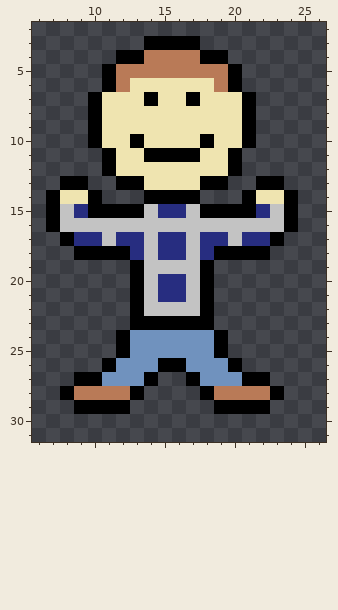
Pixel-art sprite -- src/graphics/player_thu.png. That is the earlier state.
The file is 32x32 pixels. Shown: x 6..26, y 2..31.
Once edited:
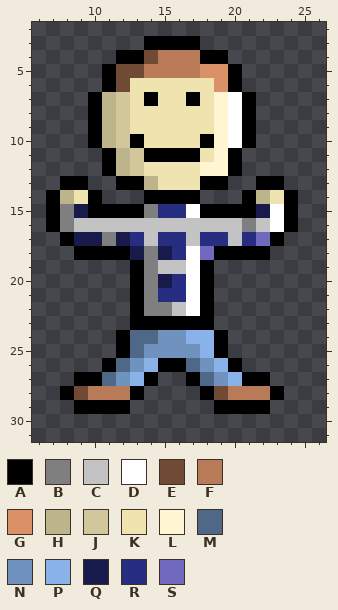
Palette (. is transparent): A #000000  B #7f7f7f  C #c3c3c3  D #ffffff  E #704a35  F #b97a57  G #db9167  H #bdb48b  J #d1c79a  K #efe4b0  L #fff5d3  M #506887  N #7092be  P #89b2e8  Q #171a4a  R #272d80  S #7069bf
Diff:
{"y":4,"x":14,"old":"F","new":"E"}
{"y":5,"x":12,"old":"FF","new":"EE"}
{"y":5,"x":18,"old":"FF","new":"GG"}
{"y":6,"x":12,"old":"F","new":"E"}
{"y":6,"x":19,"old":"F","new":"G"}
{"y":7,"x":11,"old":"KK","new":"HJ"}
{"y":7,"x":19,"old":"KK","new":"LD"}
{"y":8,"x":11,"old":"KK","new":"HJ"}
{"y":8,"x":19,"old":"KK","new":"LD"}
{"y":9,"x":11,"old":"KK","new":"HJ"}
{"y":9,"x":19,"old":"KK","new":"LD"}
{"y":10,"x":11,"old":"KK","new":"HJ"}
{"y":10,"x":19,"old":"KK","new":"LD"}
{"y":11,"x":12,"old":"KK","new":"HJ"}
{"y":11,"x":19,"old":"K","new":"L"}
{"y":12,"x":12,"old":"KK","new":"HJ"}
{"y":12,"x":18,"old":"KK","new":"LL"}
{"y":13,"x":14,"old":"K","new":"H"}
{"y":14,"x":8,"old":"K","new":"H"}
{"y":14,"x":22,"old":"K","new":"H"}
{"y":15,"x":8,"old":"CR","new":"BQ"}
{"y":15,"x":14,"old":"C","new":"B"}
{"y":15,"x":17,"old":"C","new":"D"}
{"y":15,"x":22,"old":"RC","new":"QD"}
{"y":16,"x":8,"old":"C","new":"B"}
{"y":16,"x":21,"old":"C","new":"B"}
{"y":16,"x":23,"old":"C","new":"D"}
{"y":17,"x":9,"old":"RRCR","new":"QQBQ"}
{"y":17,"x":22,"old":"R","new":"S"}
{"y":18,"x":13,"old":"RCR","new":"QBQ"}
{"y":18,"x":17,"old":"CR","new":"DS"}
{"y":19,"x":14,"old":"C","new":"B"}
{"y":19,"x":17,"old":"C","new":"D"}
{"y":20,"x":14,"old":"CR","new":"BQ"}
{"y":20,"x":17,"old":"C","new":"D"}
{"y":21,"x":14,"old":"C","new":"B"}
{"y":21,"x":17,"old":"C","new":"D"}
{"y":22,"x":14,"old":"CC","new":"BB"}
{"y":22,"x":17,"old":"C","new":"D"}
{"y":24,"x":13,"old":"NN","new":"MM"}
{"y":24,"x":17,"old":"NN","new":"PP"}
{"y":25,"x":13,"old":"N","new":"M"}
{"y":25,"x":18,"old":"N","new":"P"}
{"y":26,"x":12,"old":"N","new":"M"}
{"y":26,"x":14,"old":"N","new":"P"}
{"y":26,"x":17,"old":"N","new":"M"}
{"y":26,"x":19,"old":"N","new":"P"}
{"y":27,"x":11,"old":"N","new":"M"}
{"y":27,"x":13,"old":"N","new":"P"}
{"y":27,"x":18,"old":"N","new":"M"}
{"y":27,"x":20,"old":"N","new":"P"}
{"y":28,"x":9,"old":"F","new":"E"}
{"y":28,"x":19,"old":"F","new":"E"}
{"label":"changed","picture_box":[60,50,284,400]}
